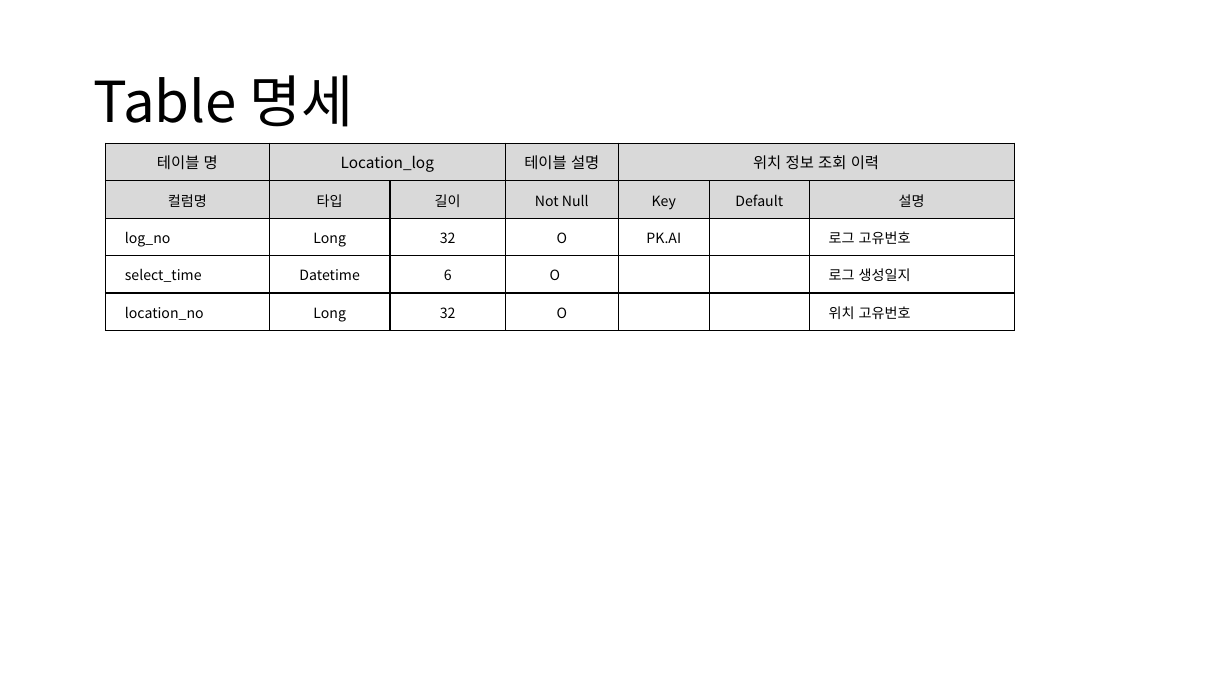
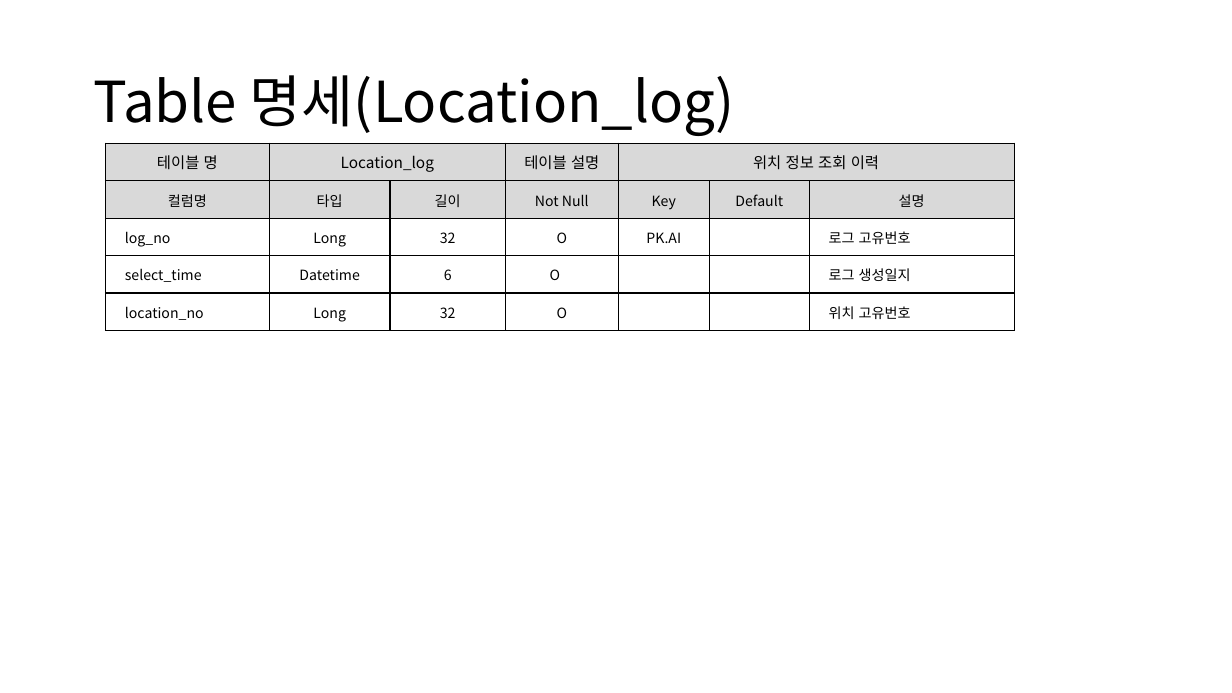
Before and after one commit to sujidaddy/workspace_miniproject, a slide deck: slide 60 of 미니프로젝트계획서제출용.pptx (slide 57 before the commit). Drawn at 1232x693 pixels with LibreOffice and Linux fonts; fonts in the diff are those of the drawing. Boxes give left, top, right and bottom in pixels: in the first picture for what was removed or moved away, otherwise in the second. Text is boxed around its words. In the diff, an @@ line names an element or a change of style, - is before the commit and + after.

```diff
--- a/미니프로젝트계획서제출용.pptx
+++ b/미니프로젝트계획서제출용.pptx
@@ title at [94, 75, 735, 136]: text changed @@
-Table 명세
+Table 명세(Location_log)
```
Also in this commit, not shown: 10 other slides changed, 5 slides added, 5 other files.
